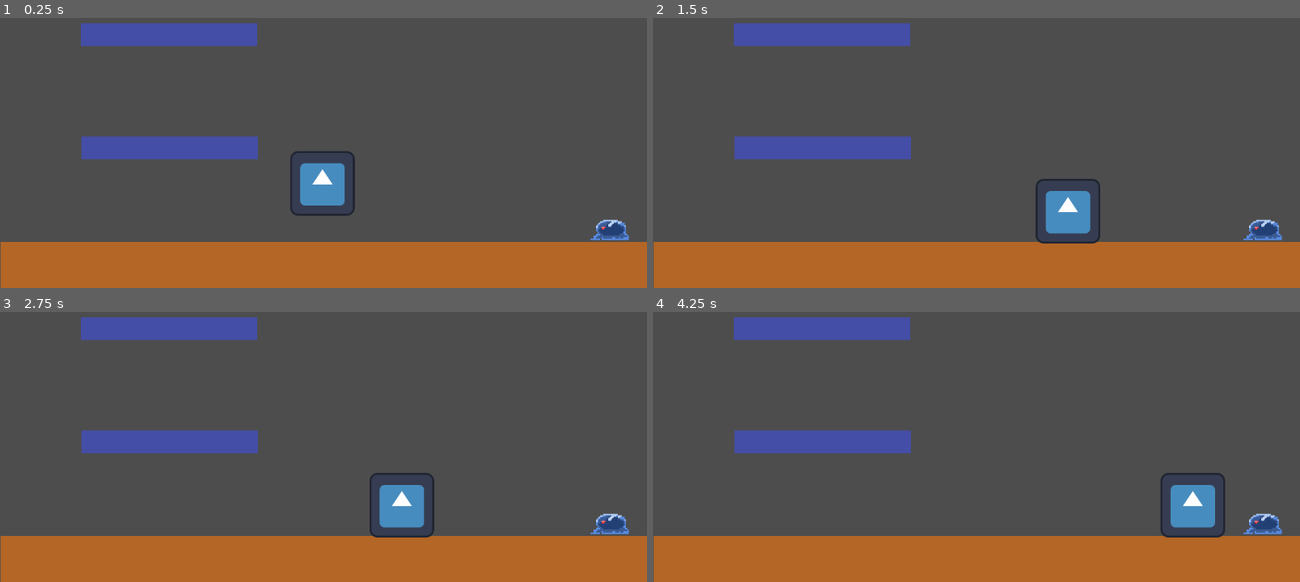
Above: before the commit, frames 1-4 (two rows, left to right).
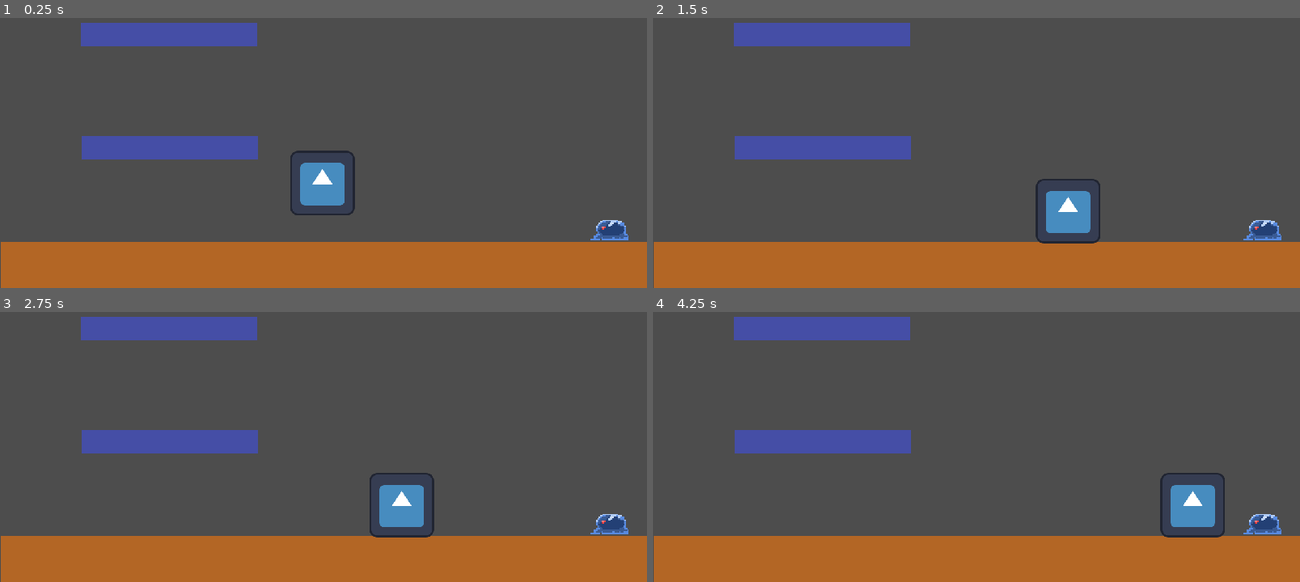
Above: after the commit, the same moments.

Repository: KrolPolski/Finnish-Game-Jam-2025
Game: Godot game, scene res://level.tscn
Two runs of this game, one before a commit and one after it. Both use one fixed random seed, a clock stepped at 60 frames per second and the inputs below. This scene is started directly instead of the project's main scene. The engine's default icon, where the game draws it, is replaced by a stand-in: a white triangle on a blue panel in a dark square.
Inputs:
- Up to frame 1 (0.25 s): no input
- Up to frame 2 (1.5 s): tap Enter at 0.5 s; hold D (move_right) from 0.53 s (still down); tap Space (drop_bubble) at 0.6, 1.35 s; tap W (climb_up) at 0.77 s
- Up to frame 3 (2.75 s): tap W (climb_up) at 1.52 s; release D (move_right) at 2.03 s; hold A (move_left) from 2.03 s (still down); tap Space (drop_bubble) at 2.1 s
- Up to frame 4 (4.25 s): release A (move_left) at 2.78 s; hold D (move_right) from 2.78 s (still down); tap Space (drop_bubble) at 2.85, 3.6 s; tap W (climb_up) at 3.02, 3.77 s

The runs differ from the first frame. In frame 1, 0.5% of the frame differs, in the area x 0-98%, y 1-100%; in frame 2, 0.5%; in frame 3, 0.5%; in frame 4, 0.5%.
Error in both runs: Invalid access to property or key 'add_child' on a base object of type 'null instance'. (res://player_movement.gd:46)

Commit message:
Monsters die to poortal or return back if they hit ceiling. Bubble burst

Diff:
--- a/bubble.gd
+++ b/bubble.gd
@@ -15,6 +15,9 @@
 func _process(delta: float) -> void:
 	position.y += dir * SPEED * delta
 
+	if (position.y <= 30):
+		queue_free()
+
 
 func _on_timer_timeout() -> void:
 	queue_free()
--- a/mob.gd
+++ b/mob.gd
@@ -38,6 +38,12 @@
 					$AnimatedSprite2D.flip_h = false
 	else:
 		move_and_slide()
+		if (position.y <= 30):
+			is_floating = false
+			set_collision_mask_value(1, true)
+			set_collision_mask_value(2, true)
+
+
 
 
 func _on_area_2d_area_entered(area: Area2D) -> void:
--- a/project.godot
+++ b/project.godot
@@ -19,6 +19,9 @@
 
 window/size/viewport_width=1280
 window/size/viewport_height=720
+window/size/window_width_override=1920
+window/size/window_height_override=1080
+window/stretch/mode="canvas_items"
 
 [dotnet]
 
--- a/scenes/area_2d.gd
+++ b/scenes/area_2d.gd
@@ -14,8 +14,8 @@
 	if mob_scene and canSpawn:
 		var mob = mob_scene.instantiate()
 		get_parent().add_child(mob)  # Add mob to the scene
-		mob.global_position.x = global_position.x + 25 # Spawn at Area2D's position
-		mob.global_position.y = global_position.y - 150
+		mob.global_position.x = global_position.x # Spawn at Area2D's position
+		mob.global_position.y = global_position.y
 # Called every frame. 'delta' is the elapsed time since the previous frame.
 
 func _on_Portal_timer_timeout():
@@ -26,9 +26,9 @@
 
 func _physics_process(delta: float):
 	position.x += SPEED
-	if position.x >= 450:
+	if position.x >= 870:
 		SPEED -=2
-	if position.x <= 0:
+	if position.x <= 420:
 		SPEED +=2
 	if !canSpawn:
 		mob_kill_list = self.get_overlapping_bodies()
--- a/scenes/level_1.tscn
+++ b/scenes/level_1.tscn
@@ -73,6 +73,9 @@
 [sub_resource type="RectangleShape2D" id="RectangleShape2D_y4ot2"]
 size = Vector2(24.6875, 860.625)
 
+[sub_resource type="RectangleShape2D" id="RectangleShape2D_samh5"]
+size = Vector2(564, 20)
+
 [node name="Level 1" type="Node2D"]
 
 [node name="Tilemaps" type="Node" parent="."]
@@ -92,17 +95,17 @@
 
 [node name="Floor32x32" type="TileMapLayer" parent="Tilemaps"]
 tile_map_data = PackedByteArray("AAAsABUAAQAAAAAAAAAtABUAAQAEAAAAAAAuABUAAQAEAAAAAAAvABUAAQAEAAAAAAAwABUAAQACAAAAAAAxAB …(1456 unchanged characters)…
-tile_set = SubResource("TileSet_x4hva")
 
 [node name="Portal2" type="Area2D" parent="."]
 top_level = true
+position = Vector2(419, 47)
 script = ExtResource("3_lbnyv")
 mob_scene = ExtResource("4_mkim1")
+metadata/_edit_group_ = true
 
 [node name="CollisionShape2D" type="CollisionShape2D" parent="Portal2"]
-position = Vector2(373.75, 43.5)
+position = Vector2(0, -1)
 shape = SubResource("CircleShape2D_fyneq")
-one_way_collision = true
 
 [node name="Sprite2D" type="Sprite2D" parent="Portal2"]
 visible = false
@@ -119,12 +122,12 @@
 autostart = true
 
 [node name="AnimatedSprite2D" type="AnimatedSprite2D" parent="Portal2"]
-position = Vector2(373, 44)
 sprite_frames = SubResource("SpriteFrames_xwvrv")
 animation = &"portal_sprite"
+metadata/_edit_group_ = true
 
 [node name="Mob" parent="." groups=["enemy"] instance=ExtResource("4_mkim1")]
-position = Vector2(1, -170)
+position = Vector2(420, 20)
 
 [node name="Player" type="CharacterBody2D" parent="."]
 top_level = true
@@ -201,7 +204,6 @@
 
 [node name="CollisionShape2D" type="CollisionShape2D" parent="Platform2/Under_platform" groups=["under_platform"]]
 position = Vector2(-1.99997, 1.86426)
-scale = Vector2(1, 1)
 shape = SubResource("RectangleShape2D_1nnb0")
 
 [node name="Over_platform" type="Area2D" parent="Platform2" groups=["over_platform"]]
@@ -381,7 +383,6 @@
 
 [node name="CollisionShape2D" type="CollisionShape2D" parent="Floor"]
 position = Vector2(-71.0518, -22)
-scale = Vector2(1, 1)
 shape = SubResource("RectangleShape2D_1aje3")
 
 [node name="ColorRect" type="ColorRect" parent="Floor"]
@@ -392,6 +393,7 @@
 color = Color(0.70397, 0.401718, 0.144034, 1)
 
 [node name="StaticBody2D" type="StaticBody2D" parent="."]
+collision_layer = 17
 
 [node name="CollisionShape2D" type="CollisionShape2D" parent="StaticBody2D" groups=["wall"]]
 position = Vector2(352.812, 333.375)
@@ -401,5 +403,9 @@
 position = Vector2(906.344, 330.312)
 shape = SubResource("RectangleShape2D_y4ot2")
 
+[node name="CollisionShape2D3" type="CollisionShape2D" parent="StaticBody2D"]
+position = Vector2(629, -6)
+shape = SubResource("RectangleShape2D_samh5")
+
 [connection signal="area_entered" from="Player/player_area" to="Player" method="_on_player_area_area_entered"]
 [connection signal="area_exited" from="Player/player_area" to="Player" method="_on_player_area_area_exited"]
--- a/scenes/mob.tscn
+++ b/scenes/mob.tscn
@@ -28,27 +28,26 @@
 "speed": 5.0
 }]
 
-[node name="Mob" type="CharacterBody2D"]
+[node name="Mob" type="CharacterBody2D" groups=["mob"]]
 top_level = true
-position = Vector2(0, -1)
-collision_mask = 3
+position = Vector2(1, 0)
+collision_mask = 19
 script = ExtResource("1_c6a7m")
 
 [node name="Area2D" type="Area2D" parent="." groups=["enemy"]]
 position = Vector2(45, 1)
 collision_layer = 8
-collision_mask = 15
+collision_mask = 31
 
 [node name="CollisionShape2D" type="CollisionShape2D" parent="Area2D" groups=["enemy"]]
-position = Vector2(349, 200)
+position = Vector2(-46, 1)
 shape = SubResource("RectangleShape2D_xcnfi")
 
 [node name="CollisionShape2D2" type="CollisionShape2D" parent="." groups=["mob"]]
-position = Vector2(394, 200)
+position = Vector2(-2, 0)
 shape = SubResource("RectangleShape2D_hn5fo")
 
 [node name="AnimatedSprite2D" type="AnimatedSprite2D" parent="."]
-position = Vector2(393, 199)
 sprite_frames = SubResource("SpriteFrames_411or")
 animation = &"enemy_sprite"
 flip_h = true
Not shown: 1 places in scenes/bubble.tscn that only renumber resources
Not shown: 1 places in scenes/level_1.tscn that only renumber resources
Not shown: 1 places in scenes/mob.tscn that only renumber resources
